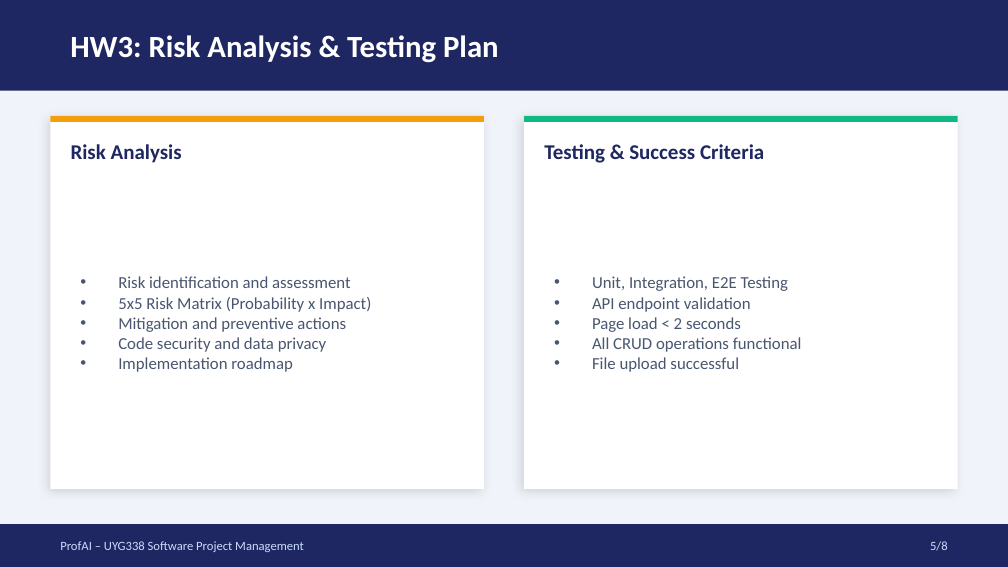
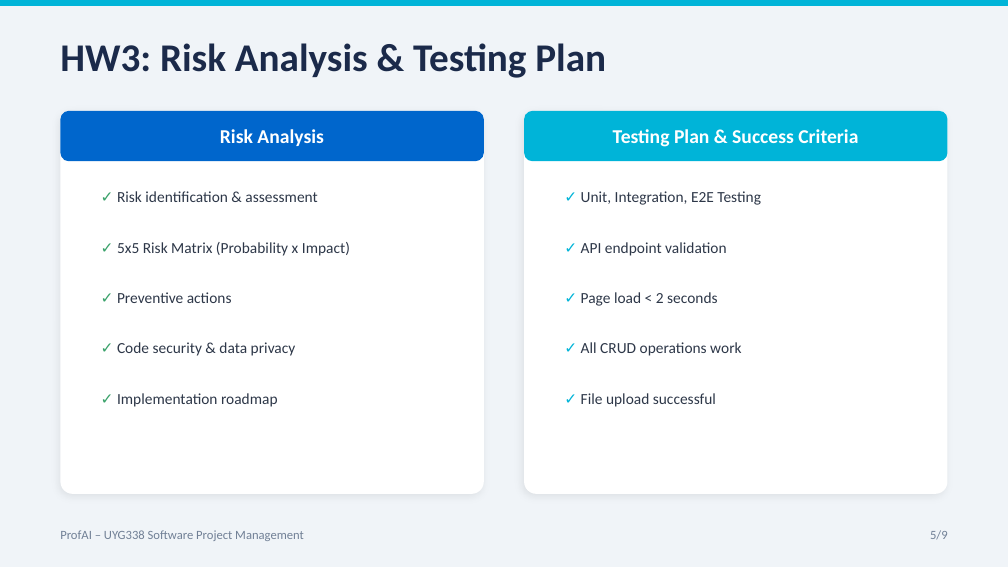
Before and after one commit to ProfAI-Team/ProfAI, a slide deck: slide 5 of ProfAI_Presentation_EN.pptx. Drawn at 1008x567 pixels with LibreOffice and Linux fonts; fonts in the diff are those of the drawing. Boxes give left, top, right and bottom in pixels: in the first picture for what was removed or moved away, otherwise in the second. Text is boxed around its words. In the diff, an @@ line names an element or a change of style, - is before the commit and + after.

Commit message:
Update presentations with screenshots and fix auth endpoint
- Redesign TR & EN presentations with brighter color palette
- Add 4 application screenshots (home, professors, dashboard, upload)
- Fix authService to use correct /auth/me endpoint instead of /auth/profile

```diff
--- a/ProfAI_Presentation_EN.pptx
+++ b/ProfAI_Presentation_EN.pptx
@@ background #F0F3FA to #F0F4F8 @@
@@ rectangle: place and size @@
-rectangle at box(0, 0, 1008, 91)
+rectangle at box(0, 0, 1008, 6)
@@ rectangle at box(0, 0, 1008, 6): fill #1E2761 to #00B4D8 @@
@@ text "HW3: Risk Analysis & Testing ...": place and size @@
-text "HW3: Risk Analysis & Testing ..." at box(70, 35, 499, 63)
+text "HW3: Risk Analysis & Testing ..." at box(60, 43, 606, 78)
@@ text "HW3: Risk Analysis & Testing ..." at box(60, 43, 606, 78): size 22 to 28 pt, text colour #FFFFFF to #1B2A4A @@
@@ text "Risk Analysis": place and size @@
-text "Risk Analysis" at box(71, 144, 182, 163)
+text "Risk Analysis" at box(220, 129, 324, 146)
@@ text "Risk Analysis" at box(220, 129, 324, 146): size 15 to 14 pt, text colour #1E2761 to #FFFFFF; alignment left to centre @@
@@ rounded rectangle: place and size @@
-rounded rectangle at box(50, 116, 484, 489)
+rounded rectangle at box(60, 111, 484, 494)
@@ rounded rectangle at box(60, 111, 484, 494): rectangle to rounded rectangle; shadow changed @@
@@ rounded rectangle: place and size @@
-rounded rectangle at box(50, 116, 484, 122)
+rounded rectangle at box(60, 111, 484, 161)
@@ rounded rectangle at box(60, 111, 484, 161): rectangle to rounded rectangle; fill #F59E0B to #0066CC @@
@@ rounded rectangle at box(524, 111, 948, 494): rectangle to rounded rectangle; shadow changed @@
@@ rounded rectangle: place and size @@
-rounded rectangle at box(524, 116, 958, 489)
+rounded rectangle at box(524, 111, 948, 494)
@@ rectangle removed at box(524, 116, 958, 122) @@
@@ rounded rectangle added at box(524, 111, 948, 161), fill #00B4D8 @@
@@ text at box(613, 129, 858, 147): text changed; size 15 to 14 pt; text colour #1E2761 to #FFFFFF @@
-Testing & Success Criteria
+Testing Plan & Success Criteria
@@ text at box(117, 191, 317, 202): text changed; size 12 to 11 pt; text colour #495670 to #2D3748 @@
-• Risk identification and assessment
-• 5x5 Risk Matrix (Probability x Impact)
-• Mitigation and preventive actions
-• Code security and data privacy
-• Implementation roadmap
+✓ Risk identification & assessment
@@ text added at box(581, 191, 761, 205), 11 pt, text #2D3748 @@
+✓ Unit, Integration, E2E Testing
@@ text added at box(117, 242, 350, 256), 11 pt, text #2D3748 @@
+✓ 5x5 Risk Matrix (Probability x Impact)
@@ text added at box(581, 242, 726, 256), 11 pt, text #2D3748 @@
+✓ API endpoint validation
@@ text added at box(117, 292, 232, 303), 11 pt, text #2D3748 @@
+✓ Preventive actions
@@ text added at box(581, 292, 717, 306), 11 pt, text #2D3748 @@
+✓ Page load < 2 seconds
@@ text removed at box(592, 276, 802, 372) @@
-• Unit, Integration, E2E Testing
-• API endpoint validation
-• Page load < 2 seconds
-• All CRUD operations functional
-• File upload successful
@@ text added at box(117, 342, 296, 356), 11 pt, text #2D3748 @@
+✓ Code security & data privacy
@@ text added at box(581, 342, 741, 356), 11 pt, text #2D3748 @@
+✓ All CRUD operations work
@@ text added at box(117, 393, 278, 407), 11 pt, text #2D3748 @@
+✓ Implementation roadmap
@@ text added at box(581, 393, 716, 407), 11 pt, text #2D3748 @@
+✓ File upload successful
@@ rectangle removed at box(0, 524, 1008, 566) @@
@@ text "ProfAI – UYG338 Software Project ...": place and size @@
-text "ProfAI – UYG338 Software Project ..." at box(60, 541, 304, 552)
+text "ProfAI – UYG338 Software Project ..." at box(60, 530, 304, 541)
@@ text "ProfAI – UYG338 Software Project ..." at box(60, 530, 304, 541): text colour #CADCFC to #718096 @@
@@ text at box(930, 530, 948, 540): text changed; text colour #CADCFC to #718096 @@
-5/8
+5/9
```
Also in this commit, not shown: 7 other slides changed, 1 slide added, 8 other files.
